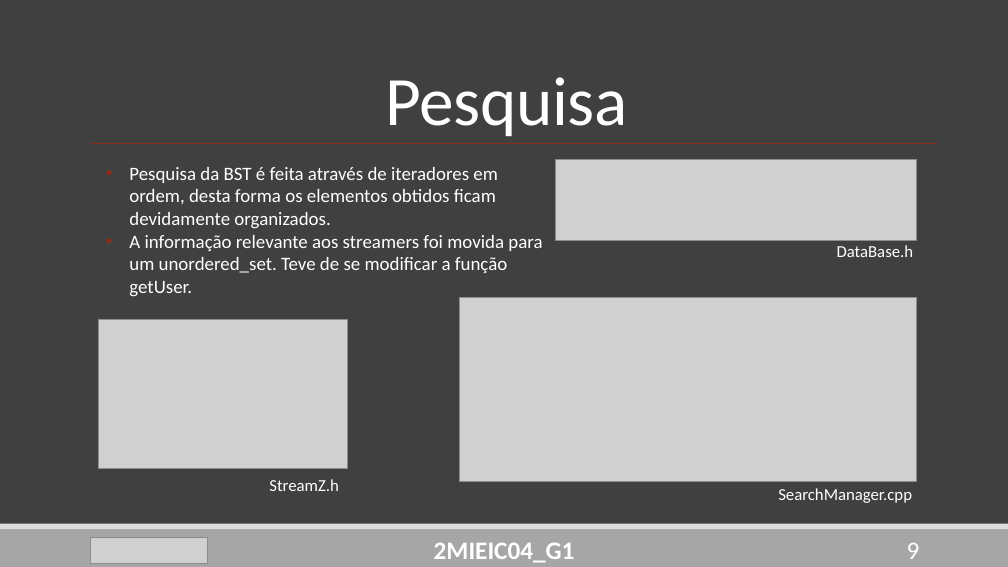
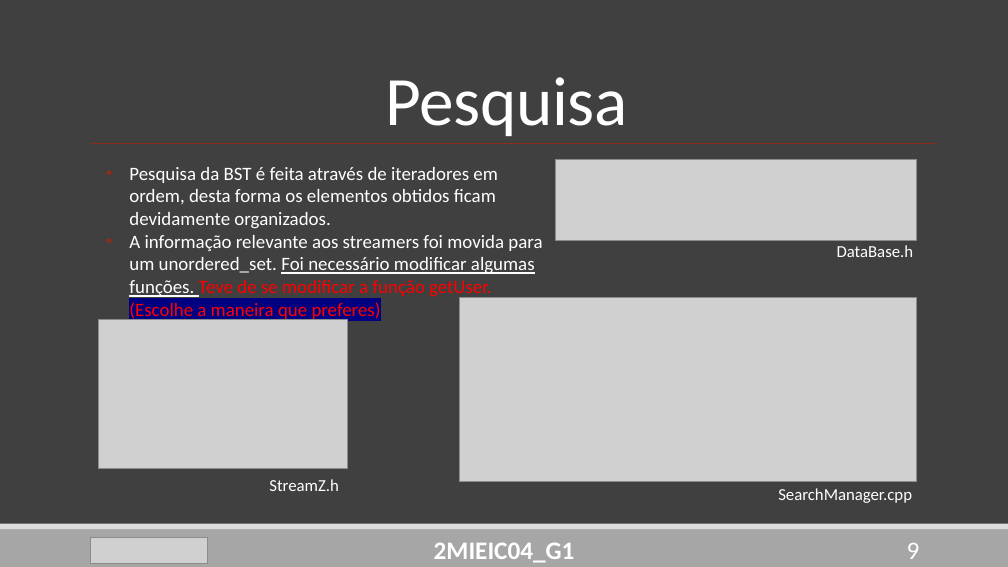
Before and after one commit to DoStini/FEUP-AEDA-proj, a slide deck: slide 9 of StreamZ__P2.pptx. Drawn at 1008x567 pixels with LibreOffice and Linux fonts; fonts in the diff are those of the drawing; grey boxes stand for pictures. Boxes give left, top, right and bottom in pixels: in the first picture for what was removed or moved away, otherwise in the second. Text is boxed around its words. In the diff, an @@ line names an element or a change of style, - is before the commit and + after.

```diff
--- a/StreamZ__P2.pptx
+++ b/StreamZ__P2.pptx
@@ text at bbox=[129, 235, 542, 321]: text changed @@
-• A informação relevante aos streamers foi movida para um unordered_set. Teve de se modificar a função getUser.
+• A informação relevante aos streamers foi movida para um unordered_set. Foi necessário modificar algumas funções. Teve de se modificar a função getUser. (Escolhe a maneira que preferes)
```
Also in this commit, not shown: 5 other slides changed, 2 other files.
